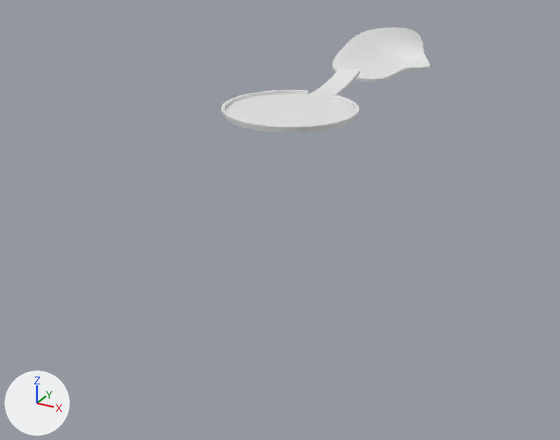
Renders of the FBX model Content/Geometry/Stage.fbx from each side of a commit.
Camera for both pictures: a camera (50 mm lens) standing at (108.4, -203.4, 64.5) and looking at (9.1, -22.9, -25.8). The axes (+X, +Y, +Z) are drawn at lower left. The lights are the same throughout. Where no turn or scale is listed for an object, it has been applied to the vertices.
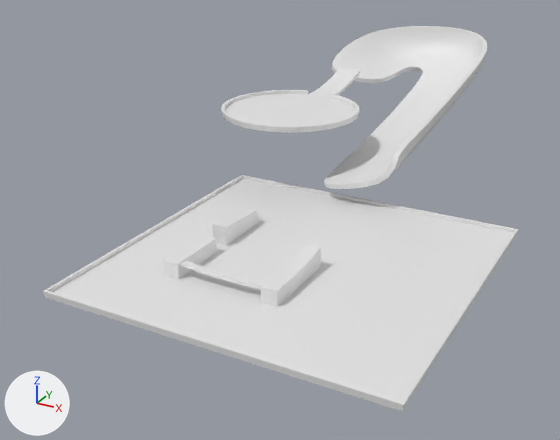
Where the newer file only moved an object's origin or applied its transform, the numbers keep the older frame.

Pixel boxes (x1, y1, x2, y2) of what changed, in the pictures (560 x 440 px):
'Plane.001', added: after (43, 175, 518, 412)
'Plane', reshaped, moved, turned, rescaled: before (332, 27, 430, 82); after (324, 26, 487, 189)
'Cube.002', added: after (261, 244, 321, 307)
'Cube.001', added: after (164, 235, 217, 279)
'Cube', added: after (212, 207, 259, 246)
'Plane.002', added: after (180, 260, 266, 287)
part 1 of me_plane_001, added: after (324, 26, 487, 189)
part 2 of me_plane_001, deleted: before (332, 27, 430, 82)

What changed in the scene script:
```text
Change me_plane_001:
    used by ob_plane; location = (0.0, 0.0, 0.0); rotation_euler = (1.571, 0.0, 0.0), in degrees (90, 0, 0); scale = (0.01, 0.01, 0.01)
    remove me_plane_001.from_pydata(...)  # 234 vertices, 232 faces; spans x -1245.0..1747.0, y -100.0..1201.0, z -8961.0..-4854.0
    add me_plane_001.from_pydata(...)  # 666 vertices, 664 faces; spans x -32.0..21.0, y -64.0..40.0, z -17.0..14.0
    me_plane_001 part 1: 666 vertices added at x -32.0..21.0, y -64.0..40.0, z -17.0..14.0
    me_plane_001 part 2: 234 vertices removed from x -1245.0..1747.0, y -100.0..1201.0, z -8961.0..-4854.0
Add me_plane_004:
    me_plane_004.from_pydata(...)  # 16 vertices, 14 faces; spans x -42.6..42.6, y -42.6..42.6, z -0.6..1.0
Add me_cube:
    me_cube.from_pydata([(-2.0, 8.2, -2.0), (-2.0, 8.2, 2.0), (-2.0, -8.2, -2.0), (-2.0, -8.2, 3.3), (2.0, 8.2, -2.0), (2.0, 8.2, 2.0), (2.0, -8.2, -2.0), (2.0, -8.2, 3.3)], [], [(0, 2, 3, 1), (2, 6, 7, 3), (6, 4, 5, 7), (4, 0, 1, 5), (2, 0, 4, 6), (7, 5, 1, 3)])
Add me_plane_005:
    me_plane_005.from_pydata(...)  # 56 vertices, 54 faces; spans x -11.7..11.7, y -1.0..1.0, z -0.7..0.4
Add me_cube_002:
    me_cube_002.from_pydata(...)  # 16 vertices, 14 faces; spans x -2.0..2.0, y -8.2..13.3, z -2.0..3.5
Add me_cube_001:
    me_cube_001.from_pydata(...)  # a box spanning x -2.0..2.0, y -8.2..8.2, z -2.0..2.0
Change ob_plane:
    ob_plane.rotation_euler: (1.571, 0.0, 0.0) -> (0.0, 0.0, 0.0)  # degrees (90, 0, 0) -> degrees (0, 0, 0)
    ob_plane.scale: (0.01, 0.01, 0.01) -> (1.0, 1.0, 1.0)
    ob_plane.location: (0.0, 0.0, 0.0) -> (19.3, 49.3, -0.6)
Add ob_plane_001:
    ob_plane_001 = bpy.data.objects.new('Plane.001', me_plane_004)
    ob_plane_001.location = (30.9, -52.5, -20.8)
Add ob_cube:
    ob_cube = bpy.data.objects.new('Cube', me_cube)
    ob_cube.location = (8.4, -45.6, -19.0)
Add ob_plane_002:
    ob_plane_002 = bpy.data.objects.new('Plane.002', me_plane_005)
    ob_plane_002.location = (21.8, -72.4, -17.6)
Add ob_cube_002:
    ob_cube_002 = bpy.data.objects.new('Cube.002', me_cube_002)
    ob_cube_002.location = (34.6, -66.2, -19.0)
Add ob_cube_001:
    ob_cube_001 = bpy.data.objects.new('Cube.001', me_cube_001)
    ob_cube_001.location = (8.4, -66.2, -19.0)
```
